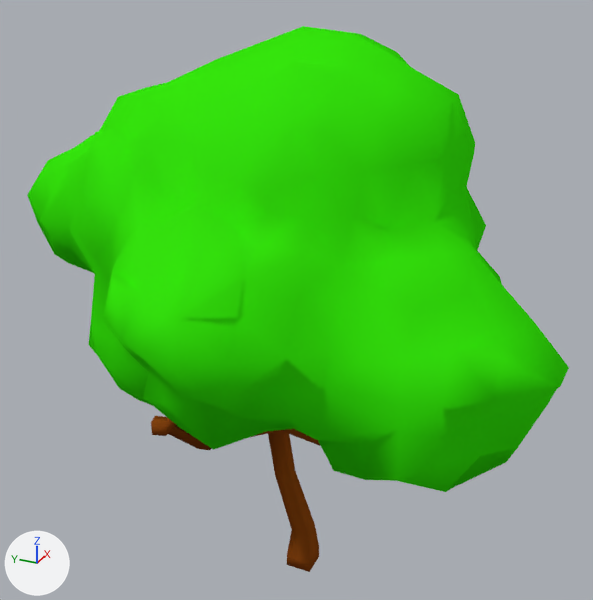
The Blender file Content/Environment/Foliage/MangoTree/Meshes/SM_MangoTree_002.blend, before and after one commit.
Both versions are drawn from a camera (50 mm lens) standing at (-3.45, -1.51, 3.4) and looking at (0.08, 0.08, 1.63). Lighting does not change. The marker at lower left points along +X, +Y and +Z.

In view in the first picture: 'MangoTree_02'.
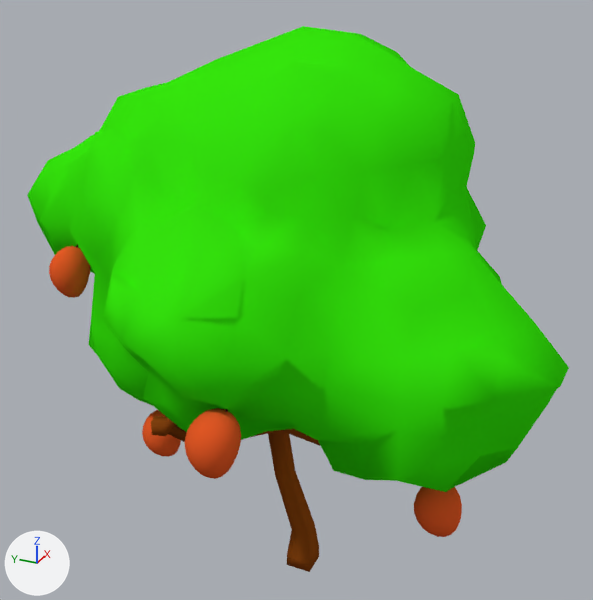
Patch to the scene script:
```diff
--- a/Content/Environment/Foliage/MangoTree/Meshes/SM_MangoTree_002.blend.py
+++ b/Content/Environment/Foliage/MangoTree/Meshes/SM_MangoTree_002.blend.py
@@ mat_mango_tail @@
+mat_mango_tail = diffuse_material('Mango_Tail')
+mat_mango_tail.base_color = (0.0254, 0.00186, 0.00697)  # dark red #2c0614
@@ mat_mango @@
+mat_mango = diffuse_material('Mango')
+mat_mango.base_color = (0.8, 0.101, 0.0202)  # orange #e75927
@@ me_cube @@
 # used by ob_mangotree_02; location = (0.0, 0.0, 0.0); scale = (0.259, 0.26, 0.26)
-me_cube.from_pydata(...)  # 714 vertices, 1028 faces; spans x -5.39..5.04, y -5.12..7.09, z 0.0..11.58
+me_cube.from_pydata(...)  # 1806 vertices, 3068 faces; spans x -5.48..5.04, y -5.12..7.09, z 0.0..11.58
+# me_cube part 1: a new loose piece of 182 vertices spanning x 0.53..1.29, y -1.93..-1.17, z 3.53..4.79
+# me_cube part 2: a new loose piece of 182 vertices spanning x 2.3..3.06, y 3.93..4.7, z 3.96..5.21
+# me_cube part 3: a new loose piece of 182 vertices spanning x -2.25..-1.49, y 1.85..2.62, z 3.39..4.64
+# me_cube part 4: a new loose piece of 182 vertices spanning x -3.0..-2.24, y -3.87..-3.11, z 3.98..5.24
+# me_cube part 5: a new loose piece of 182 vertices spanning x -5.48..-4.71, y -1.24..-0.47, z 6.03..7.23
+# me_cube part 6: a new loose piece of 182 vertices spanning x -2.09..-1.32, y 3.79..4.56, z 6.45..7.67
 me_cube.materials.append(mat_material)
 me_cube.materials.append(mat_material_001)
+me_cube.materials.append(mat_mango_tail)  # dark red #2c0614
+me_cube.materials.append(mat_mango)  # orange #e75927
```

Location of each change, (x1, y1, x2, y2) in pixels of the pictures (593 x 600 px):
part 3 of me_cube, added (orange)
    after: (142, 410, 181, 457)
part 4 of me_cube, added
    after: (414, 487, 462, 537)
part 5 of me_cube, added (orange)
    after: (185, 408, 241, 479)
part 6 of me_cube, added (orange)
    after: (49, 244, 90, 298)
